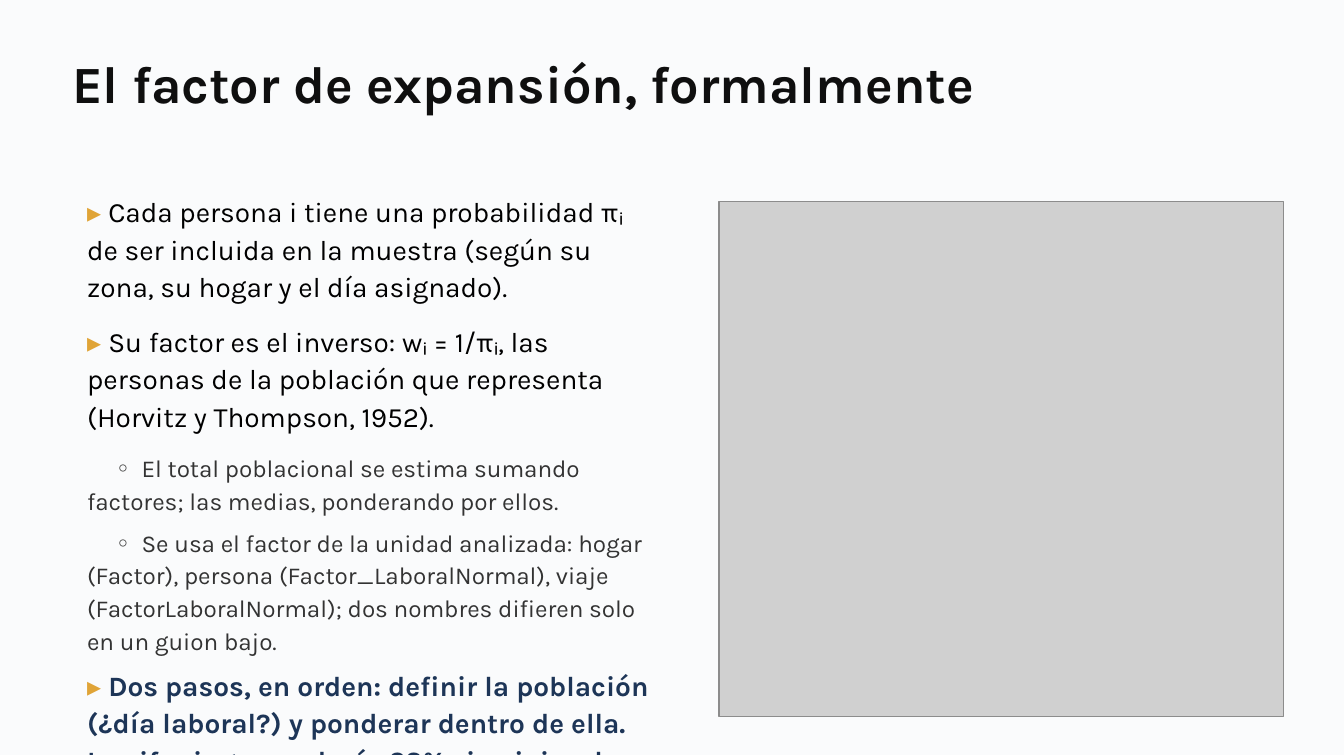
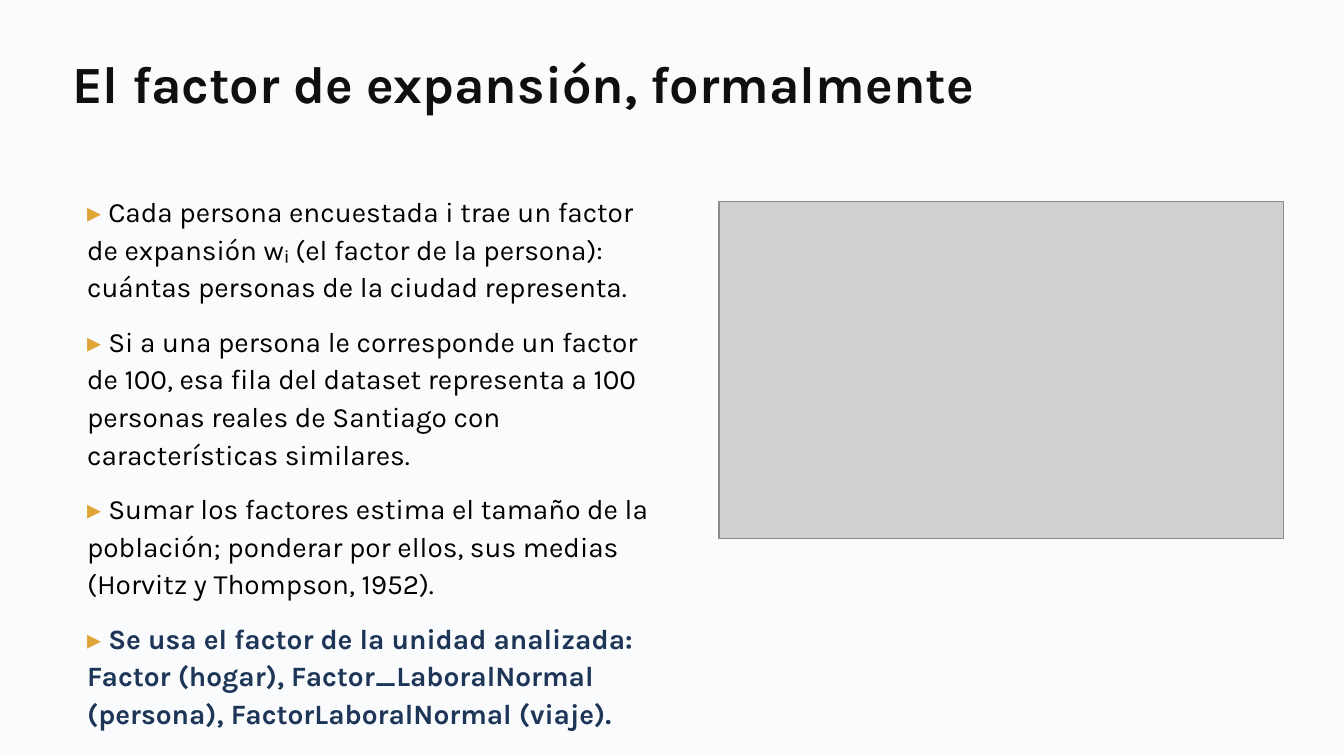
Before and after one commit to daniopitz/cienciadatos, a slide deck: slide 27 of presentaciones/clase02_pandas_eda.pptx. Drawn at 1344x755 pixels with LibreOffice and Linux fonts; fonts in the diff are those of the drawing; grey boxes stand for pictures. Boxes give left, top, right and bottom in pixels: in the first picture for what was removed or moved away, otherwise in the second. Text is boxed around its words. In the diff, an @@ line names an element or a change of style, - is before the commit and + after.

```diff
--- a/presentaciones/clase02_pandas_eda.pptx
+++ b/presentaciones/clase02_pandas_eda.pptx
@@ text at bbox=[87, 202, 648, 730]: text changed; text colour #333333 to #000000 @@
-▸ Cada persona i tiene una probabilidad πᵢ de ser incluida en la muestra (según su zona, su hogar y el día asignado).
-▸ Su factor es el inverso: wᵢ = 1/πᵢ, las personas de la población que representa (Horvitz y Thompson, 1952).
-◦ El total poblacional se estima sumando factores; las medias, ponderando por ellos.
-◦ Se usa el factor de la unidad analizada: hogar (Factor), persona (Factor_LaboralNormal), viaje (FactorLaboralNormal); dos nombres difieren solo en un guion bajo.
-▸ Dos pasos, en orden: definir la población (¿día laboral?) y ponderar dentro de ella. La cifra ingenua decía 23% sin viajes; la estimación correcta es 15%.
+▸ Cada persona encuestada i trae un factor de expansión wᵢ (el factor de la persona): cuántas personas de la ciudad representa.
+▸ Si a una persona le corresponde un factor de 100, esa fila del dataset representa a 100 personas reales de Santiago con características similares.
+▸ Sumar los factores estima el tamaño de la población; ponderar por ellos, sus medias (Horvitz y Thompson, 1952).
+▸ Se usa el factor de la unidad analizada: Factor (hogar), Factor_LaboralNormal (persona), FactorLaboralNormal (viaje).
@@ picture: place and size @@
-picture at bbox=[719, 202, 1284, 718]
+picture at bbox=[719, 202, 1284, 539]
```
Also in this commit, not shown: 1 slide added, 2 slides removed, 1 other file.
